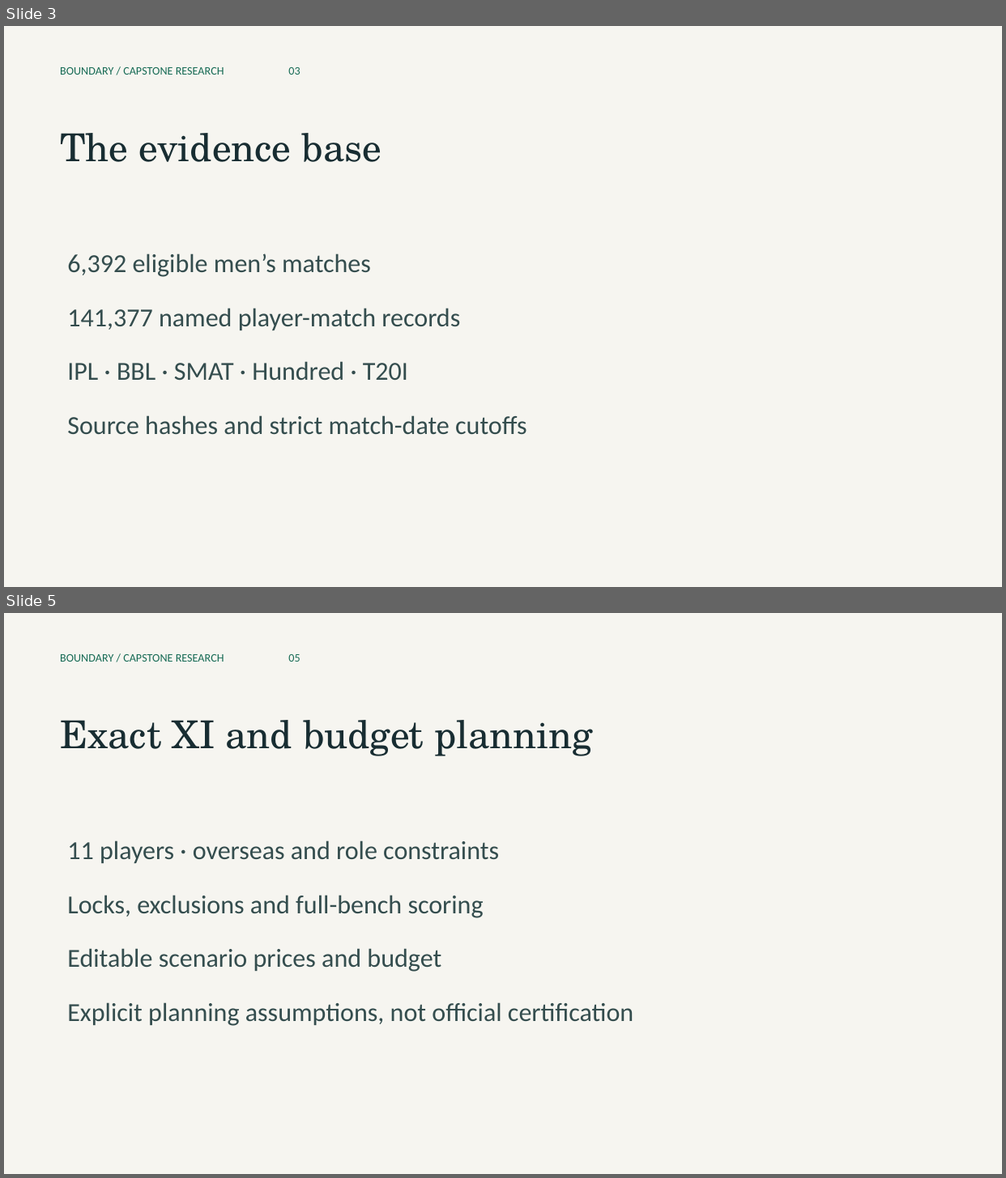
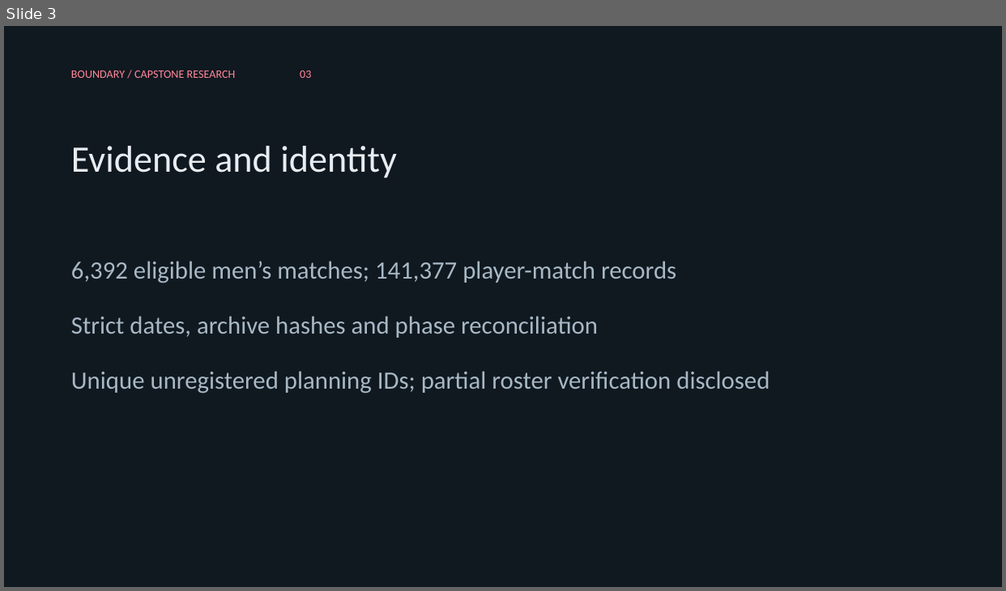
Before and after one commit to br-abishek-07/boundary-cricket-capstone, a slide deck: docs/Capstone_Presentation.pptx. Shown one above the other, each under a label of ours: slides 3 and 5 before the commit, slide 3 after it; the slides between them are not shown. The pictures are 1006x1178 and 1006x591 pixels, drawn with LibreOffice and Linux fonts; fonts in the diff are those of the drawing. Boxes give left, top, right and bottom in pixels: in the first picture for what was removed or moved away, otherwise in the second. Text is boxed around its words. In the diff, an @@ line names an element or a change of style, - is before the commit and + after.

Commit message:
Correct evidence integrity, supported XI workloads and grounded agent; add franchise themes
Preserve player identities and raw totals, correct phase filters, enforce complete bowling allocation, isolate private-session records, and gate research forecasts against the learned chase baseline. Add bundled marks, franchise accents and Light/Dark appearance.

Validation: 31 core regressions, 41 UI workflow checks and 5 local Chromium checks. Live provider quality and full current squad verification remain disclosed limits.

```diff
--- a/docs/Capstone_Presentation.pptx
+++ b/docs/Capstone_Presentation.pptx
@@ slide 5 removed at [4, 613, 1002, 1174], background #F6F5F0 @@
@@ text removed at [60, 654, 300, 662] @@
-BOUNDARY / CAPSTONE RESEARCH 05
@@ text removed at [60, 720, 593, 756] @@
-Exact XI and budget planning
@@ text removed at [67, 841, 633, 1026] @@
-11 players · overseas and role constraints
-Locks, exclusions and full-bench scoring
-Editable scenario prices and budget
-Explicit planning assumptions, not official certification
@@ slide 3 changed as well @@
@@ background #F6F5F0 to #101820 @@
@@ text "BOUNDARY / CAPSTONE RESEARCH 03": place and size @@
-text "BOUNDARY / CAPSTONE RESEARCH 03" at [60, 67, 300, 75]
+text "BOUNDARY / CAPSTONE RESEARCH 03" at [71, 71, 311, 78]
@@ text "BOUNDARY / CAPSTONE RESEARCH 03" at [71, 71, 311, 78]: text colour #176B55 to #FF8798; more space between paragraphs @@
@@ text at [71, 146, 397, 178]: text changed; size 37 to 36 pt; font TeX Gyre Schola to Calibri; text colour #182D32 to #E8EDF1 @@
-The evidence base
+Evidence and identity
@@ text at [71, 261, 769, 394]: text changed; size 25 to 24 pt; text colour #344D4E to #A8B8C5 @@
-6,392 eligible men’s matches
-141,377 named player-match records
-IPL · BBL · SMAT · Hundred · T20I
-Source hashes and strict match-date cutoffs
+6,392 eligible men’s matches; 141,377 player-match records
+Strict dates, archive hashes and phase reconciliation
+Unique unregistered planning IDs; partial roster verification disclosed
```
Also in this commit, not shown: 9 slides added, 8 other slides removed, 52 other files.
